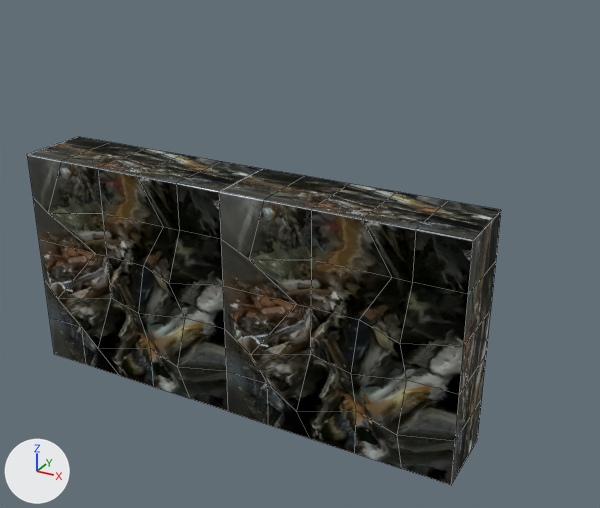
Before and after pictures for a commit that changed the OBJ model static/models/0000_1100.obj.
One viewpoint serves both versions: a 50 mm lens placed at (0.858, -1.4, 0.527), pointed at (0.029, 0.108, -0.227). Every picture has the same lights, and +X, +Y and +Z are marked at lower left. Mesh edges are drawn as thin lines. Where no turn or scale is listed for an object, it has been applied to the vertices. Vertices at the same position are counted once.

Before the edit, the objects in view are built like this:
```python
me_0000_1100 = bpy.data.meshes.new('0000_1100')
me_0000_1100.from_pydata(...)  # 132 vertices, 135 faces; spans x -0.5..0.5, y -0.22..0.0, z -0.5..0.0
me_0000_1100.materials.append(mat_rubish3)  # picture img_rubbishtwo_png
ob_0000_1100 = bpy.data.objects.new('0000_1100', me_0000_1100)
ob_0000_1100.location = (0.0, 0.0, 0.0)
```
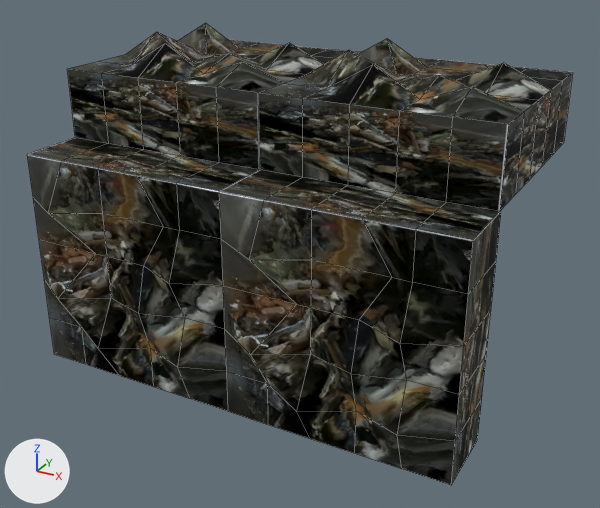
The newer file is also turned or shifted as a whole; pictures and numbers use the older file's frame.

Where the change shows, as pixel boxes (x1, y1, x2, y2) in the pictures (600 x 508 px):
'0000_1100', reshaped (15% wider, 33% taller): before (27, 137, 501, 485); after (27, 23, 573, 485)
part 1 of me_0000_1100, added (black): after (68, 23, 573, 211)

What changed in the scene script:
```text
Change me_0000_1100:
    where me_0000_1100.from_pydata(...)  # 132 vertices, 135 faces; spans x -0.5..0.5, y -0.22..0.0, z -0.5..0.0
    used by ob_0000_1100; location = (0.0, 0.0, 0.0)
    me_0000_1100 part 1: the loose piece of 132 vertices spanning x -0.5..0.5, y -0.22..0.0, z -0.5..0.0 is copied, and the copy is turned -90 degrees about the x axis through its middle, then moved by (0.0, 0.35, 0.36); it spans x -0.5..0.5, y -0.01..0.49, z 0.0..0.22
```
